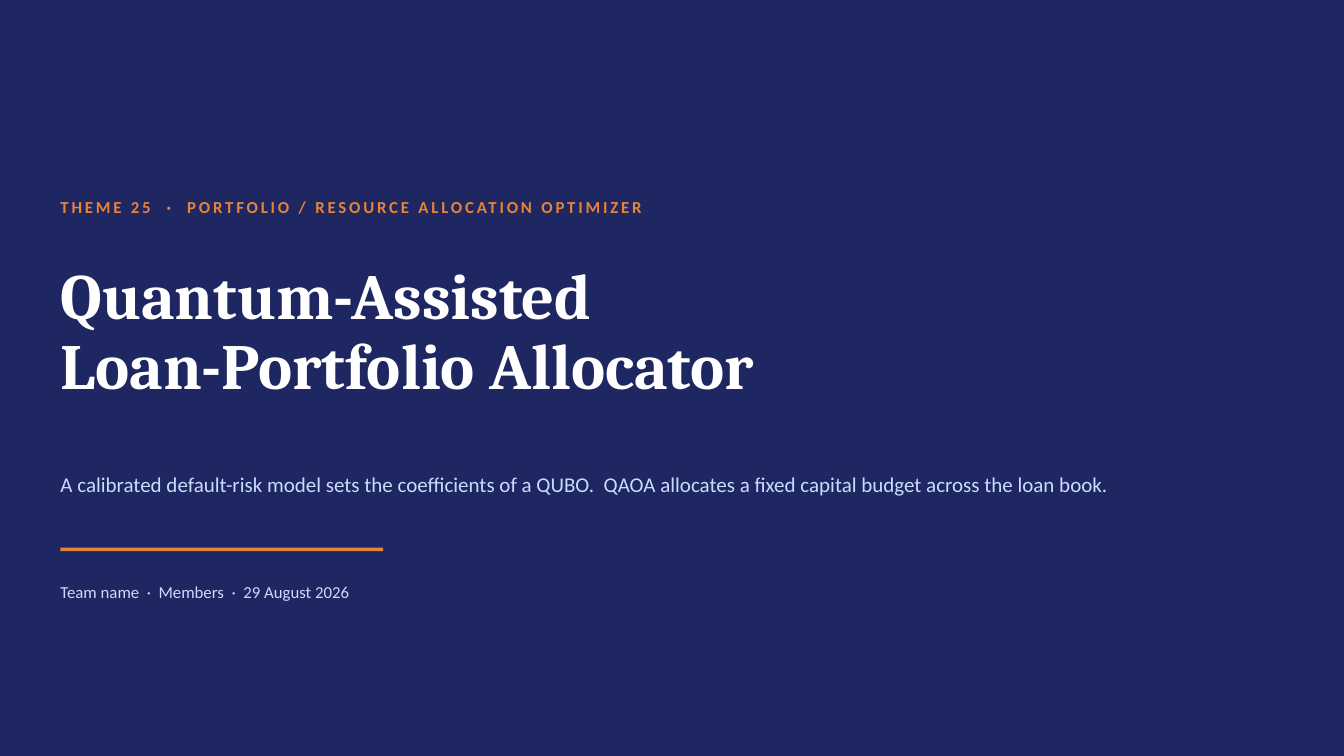
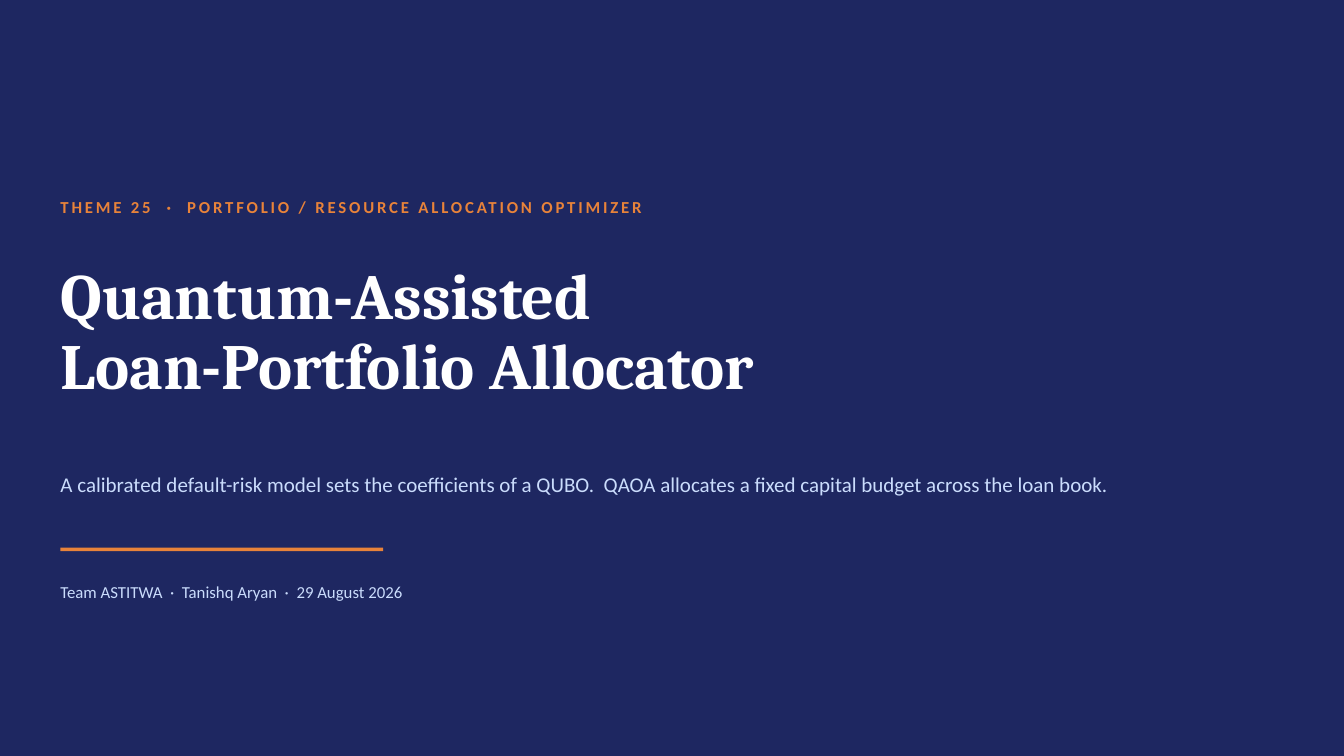
Before and after one commit to Dexterous-Ruler/quantum-loan-portfolio-allocator, a slide deck: slide 1 of PRESENTATION.pptx. Drawn at 1344x756 pixels with LibreOffice and Linux fonts; fonts in the diff are those of the drawing. Boxes give left, top, right and bottom in pixels: in the first picture for what was removed or moved away, otherwise in the second. Text is boxed around its words. In the diff, an @@ line names an element or a change of style, - is before the commit and + after.

```diff
--- a/PRESENTATION.pptx
+++ b/PRESENTATION.pptx
@@ text at [60,586,402,601]: text changed @@
-Team name · Members · 29 August 2026
+Team ASTITWA · Tanishq Aryan · 29 August 2026
```
Also in this commit, not shown: 11 other files.
